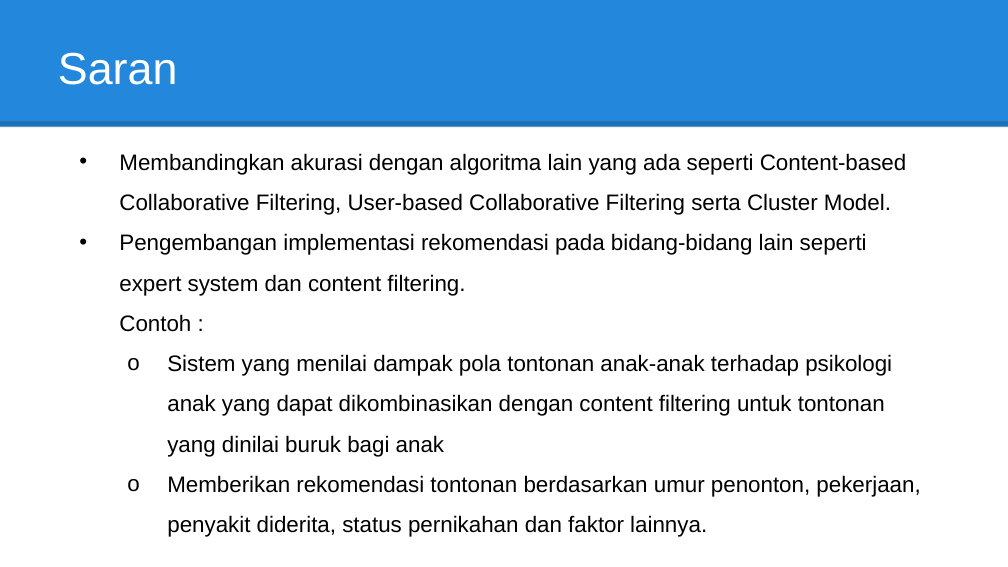
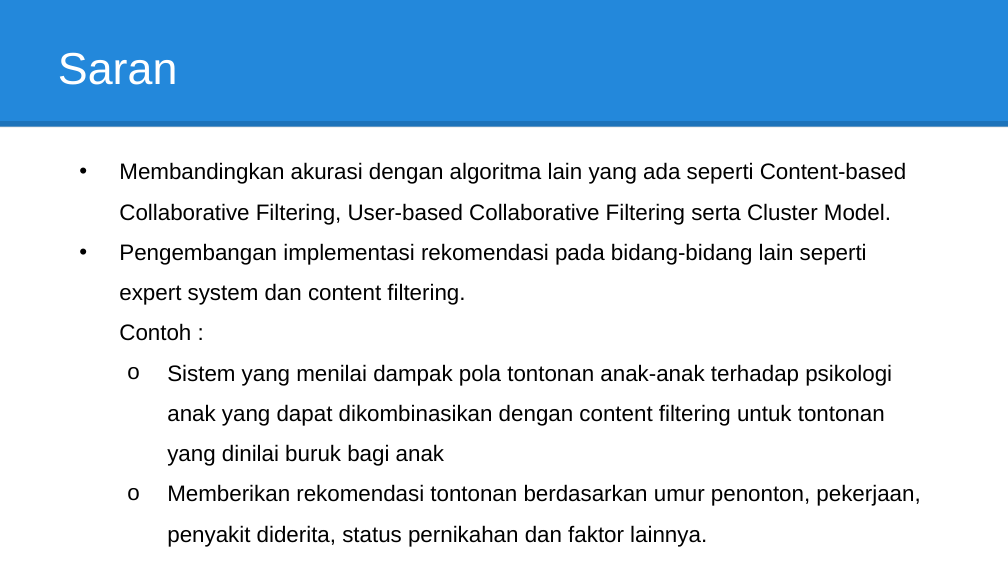
Before and after one commit to nicolasruslim/TA_document, a slide deck: slide 38 of DailyNeeds.co.id/LAPORAN/SIDANG/DOKUMEN/Sidang TA 18211031 Nicolas Novian Ruslim v2.pptx (slide 41 before the commit). Drawn at 1008x567 pixels with LibreOffice and Linux fonts; fonts in the diff are those of the drawing. Boxes give left, top, right and bottom in pixels: in the first picture for what was removed or moved away, otherwise in the second. Text is boxed around its words. In the diff, an @@ line names an element or a change of style, - is before the commit and + after.

```diff
--- a/DailyNeeds.co.id/LAPORAN/SIDANG/DOKUMEN/Sidang TA 18211031 Nicolas Novian Ruslim v2.pptx
+++ b/DailyNeeds.co.id/LAPORAN/SIDANG/DOKUMEN/Sidang TA 18211031 Nicolas Novian Ruslim v2.pptx
@@ text "Membandingkan akurasi dengan algoritma lain ..." moved from (x1=119, y1=153, x2=920, y2=497) to (x1=119, y1=162, x2=920, y2=506) @@
```
Also in this commit, not shown: 9 other slides changed, 4 slides added, 10 other files.
